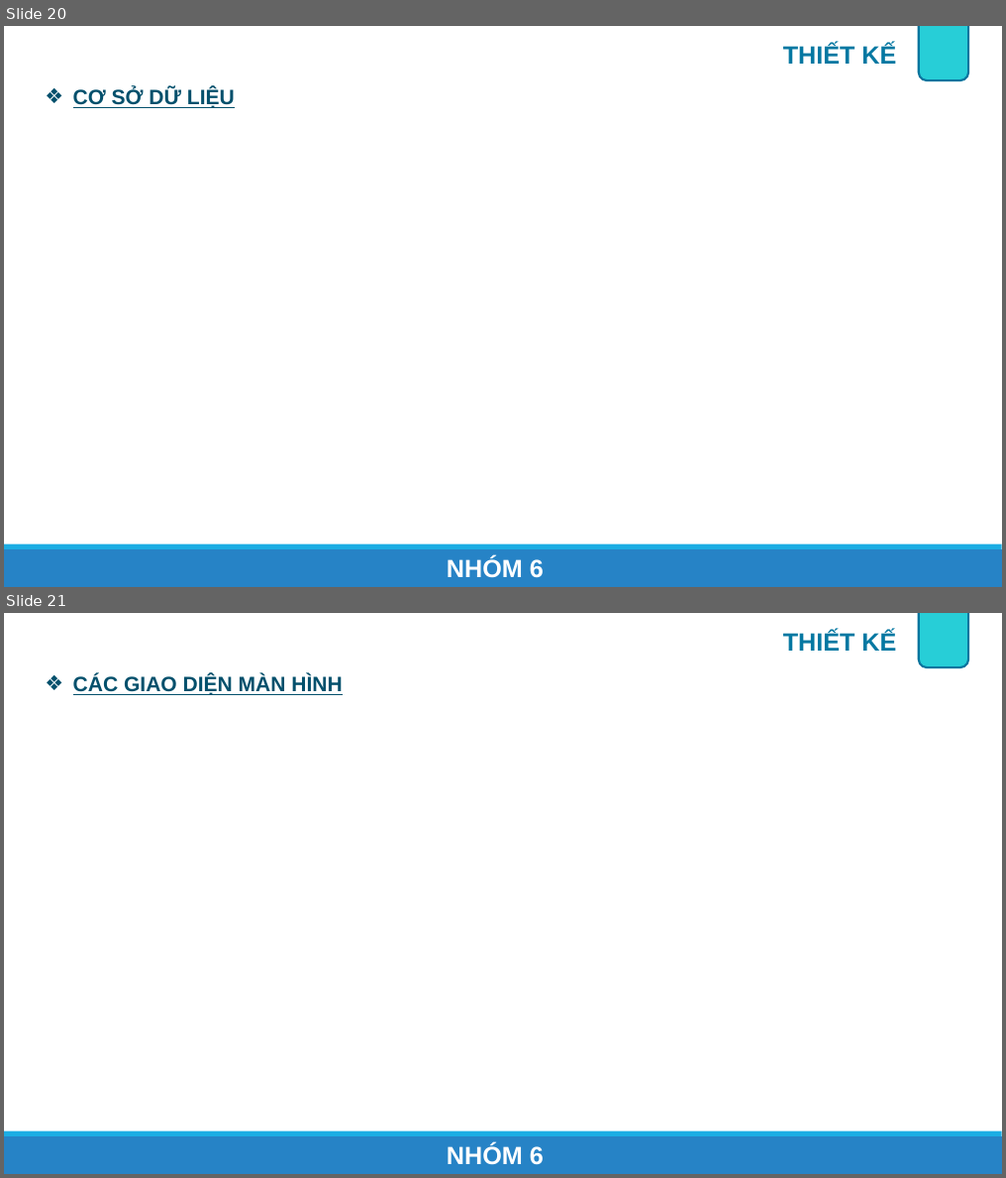
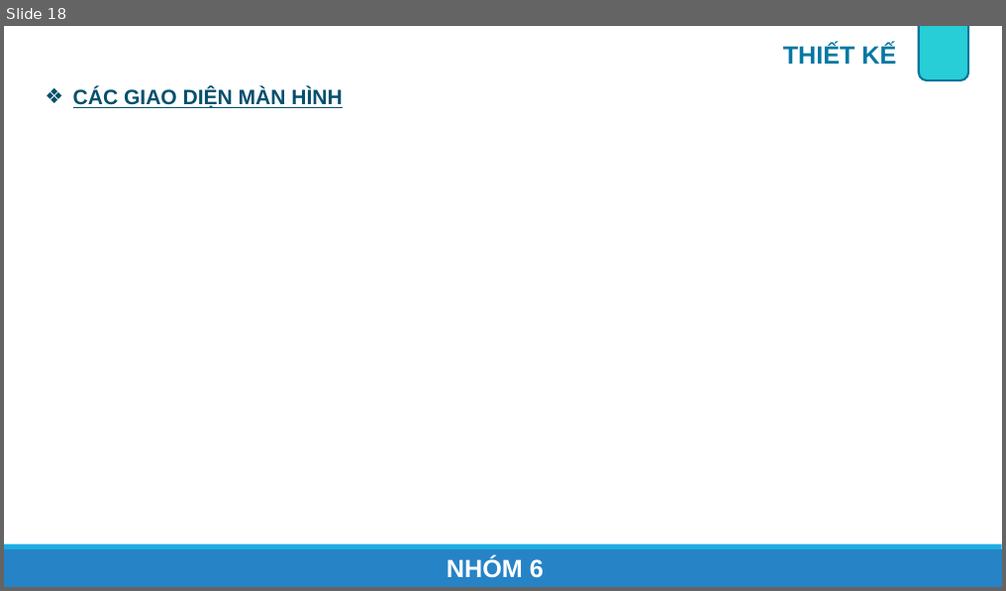
Before and after one commit to onebabyq/ung-dung-quan-li-tin-nhan-congnghemoi, a slide deck: Slide_BaoCao/AppChat_Nhom6.pptx. Shown one above the other, each under a label of ours: slides 20 and 21 before the commit, slide 18 after it. The pictures are 1006x1178 and 1006x591 pixels, drawn with LibreOffice and Linux fonts; fonts in the diff are those of the drawing. Boxes give left, top, right and bottom in pixels: in the first picture for what was removed or moved away, otherwise in the second. Text is boxed around its words. In the diff, an @@ line names an element or a change of style, - is before the commit and + after.

```diff
--- a/Slide_BaoCao/AppChat_Nhom6.pptx
+++ b/Slide_BaoCao/AppChat_Nhom6.pptx
@@ slide 20 removed at [4,26,1002,587], background #FFFFFF; not listed: 2 template elements that a slide beside it also shows @@
@@ text removed at [783,44,896,64] @@
-THIẾT KẾ
@@ rounded rectangle removed at [919,26,969,80] @@
@@ text removed at [73,88,235,108] @@
-❖ CƠ SỞ DỮ LIỆU
@@ text removed at [447,558,544,578] @@
-NHÓM 6
@@ what was slide 21 is now slide 18 @@
```
Also in this commit, not shown: 1 slide changed, 1 other slide removed.
